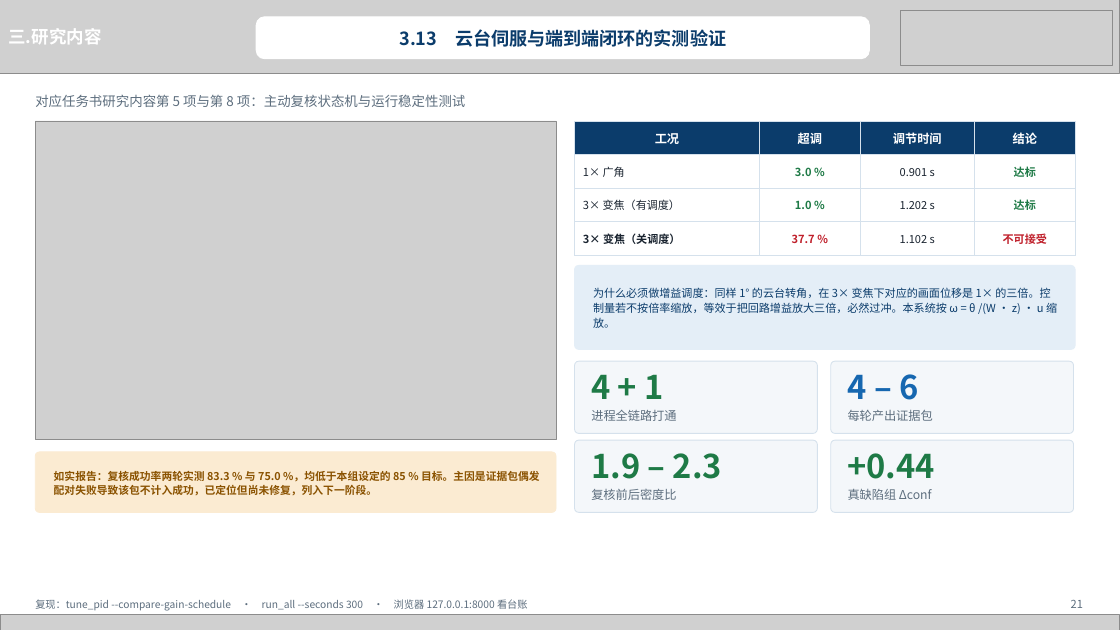
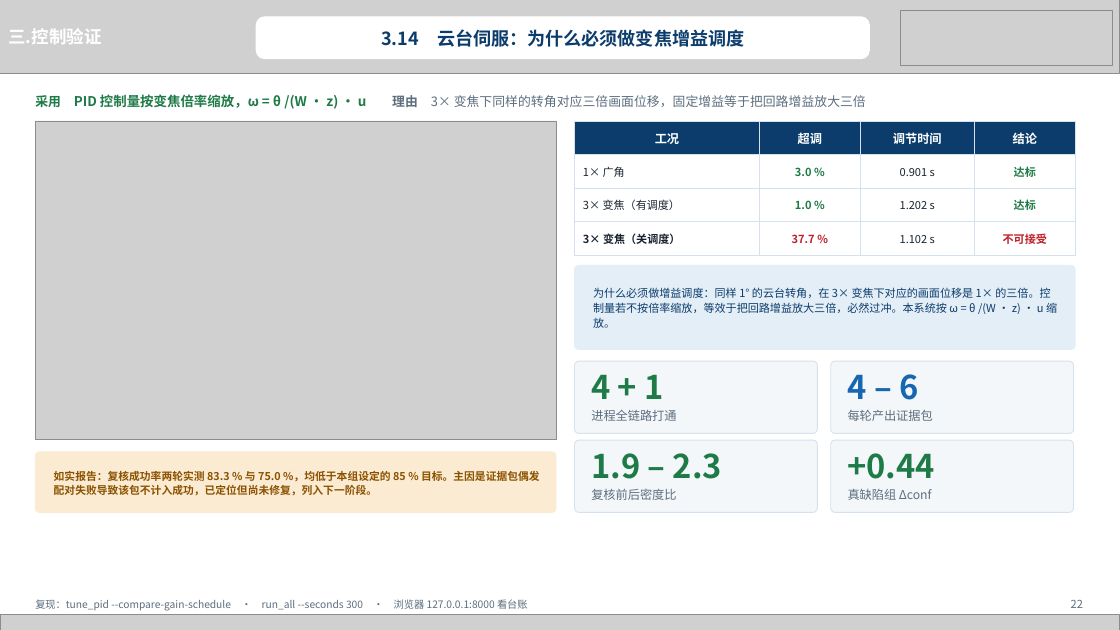
Before and after one commit to heizitalk666/2026summer, a slide deck: slide 22 of deliverables/中期答辩.pptx (slide 21 before the commit). Drawn at 1120x630 pixels with LibreOffice and Linux fonts; fonts in the diff are those of the drawing; grey boxes stand for pictures. Boxes give left, top, right and bottom in pixels: in the first picture for what was removed or moved away, otherwise in the second. Text is boxed around its words. In the diff, an @@ line names an element or a change of style, - is before the commit and + after.

```diff
--- a/deliverables/中期答辩.pptx
+++ b/deliverables/中期答辩.pptx
@@ text at (8, 28, 101, 44): text changed @@
-三.研究内容
+三.控制验证
@@ text at (381, 29, 744, 47): text changed @@
-3.13 云台伺服与端到端闭环的实测验证
+3.14 云台伺服：为什么必须做变焦增益调度
@@ text at (35, 94, 866, 109): text changed; size 11.5 to 11 pt @@
-对应任务书研究内容第 5 项与第 8 项：主动复核状态机与运行稳定性测试
+采用 PID 控制量按变焦倍率缩放，ω = θ /(W · z) · u 理由 3× 变焦下同样的转角对应三倍画面位移，固定增益等于把回路增益放大三倍
@@ text at (1071, 600, 1083, 608): text changed @@
-21
+22
```
Also in this commit, not shown: 17 other slides changed, 1 slide added, 4 other files.
